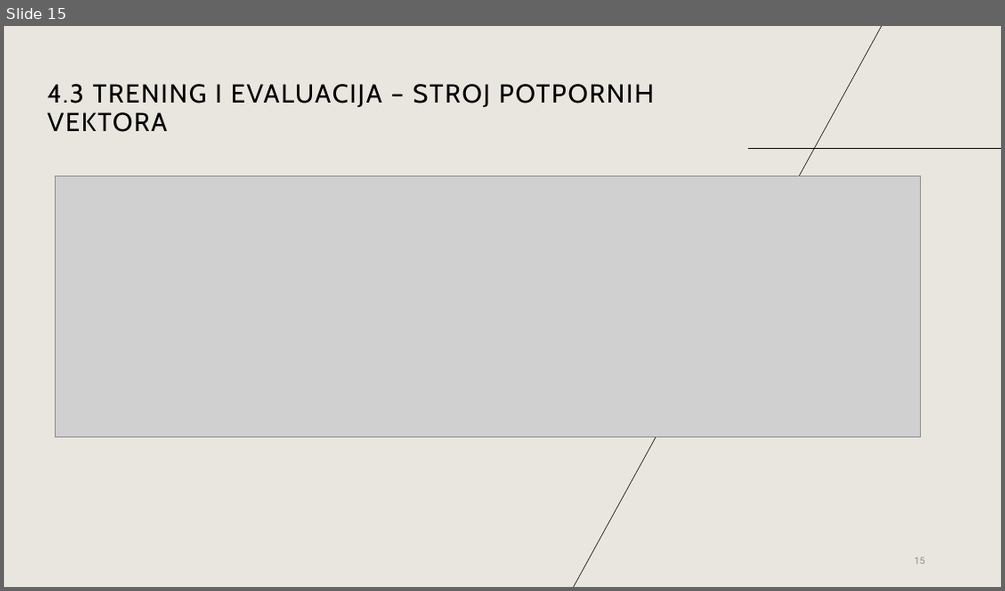
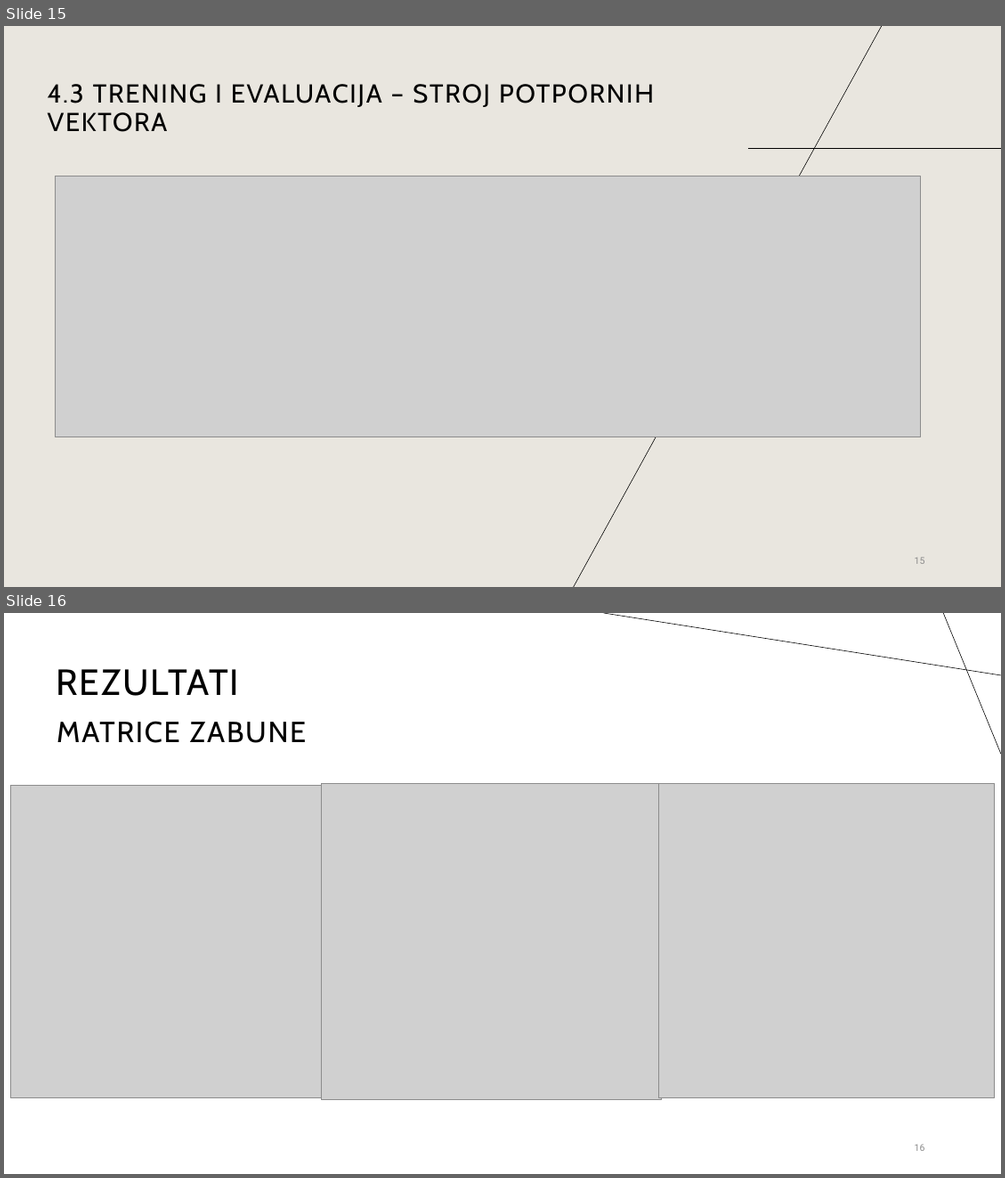
Before and after one commit to bpetra1/ML-Alzheimer-BrainMRI-Classification, a slide deck: prezentacija/ML_Alzheimer.pptx. Shown one above the other, each under a label of ours: slide 15 before the commit, slides 15 and 16 after it. The pictures are 1005x591 and 1005x1178 pixels, drawn with LibreOffice and Linux fonts; fonts in the diff are those of the drawing; grey boxes stand for pictures. Boxes give left, top, right and bottom in pixels: in the first picture for what was removed or moved away, otherwise in the second. Text is boxed around its words. In the diff, an @@ line names an element or a change of style, - is before the commit and + after.

```diff
--- a/prezentacija/ML_Alzheimer.pptx
+++ b/prezentacija/ML_Alzheimer.pptx
@@ slide 16 added at (4,613,1001,1174), background #FFFFFF @@
@@ line added from (1001, 675) to (604, 613), #000000 0.5 pt @@
@@ line added from (943, 613) to (1001, 755), #000000 0.5 pt @@
@@ text added at (56,669,239,696), 35 pt, text #000000 @@
+REZULTATI
@@ title added at (57,721,307,743), 28 pt, text #000000 @@
+MATRICE ZABUNE
@@ picture added at (10,786,343,1097) @@
@@ picture added at (322,784,662,1100) @@
@@ picture added at (659,784,995,1097) @@
@@ page number added at (914,1143,925,1151), 9 pt, text #8C8C8C @@
+16
```
Also in this commit, not shown: 2 slides changed, 3 other slides added, 2 slides removed.
